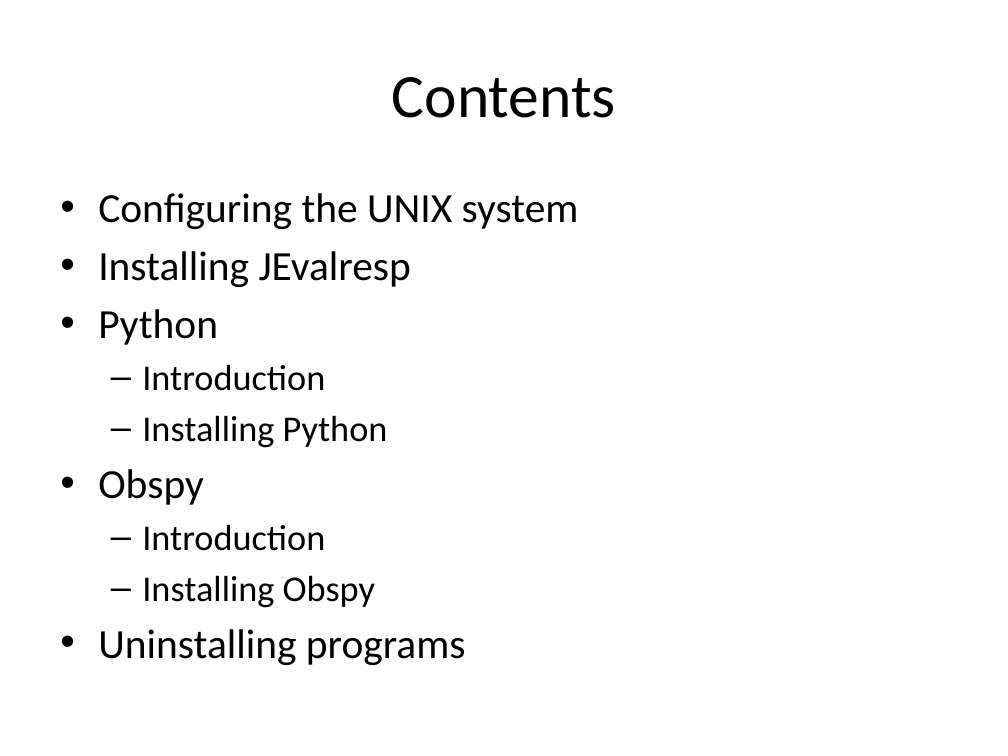
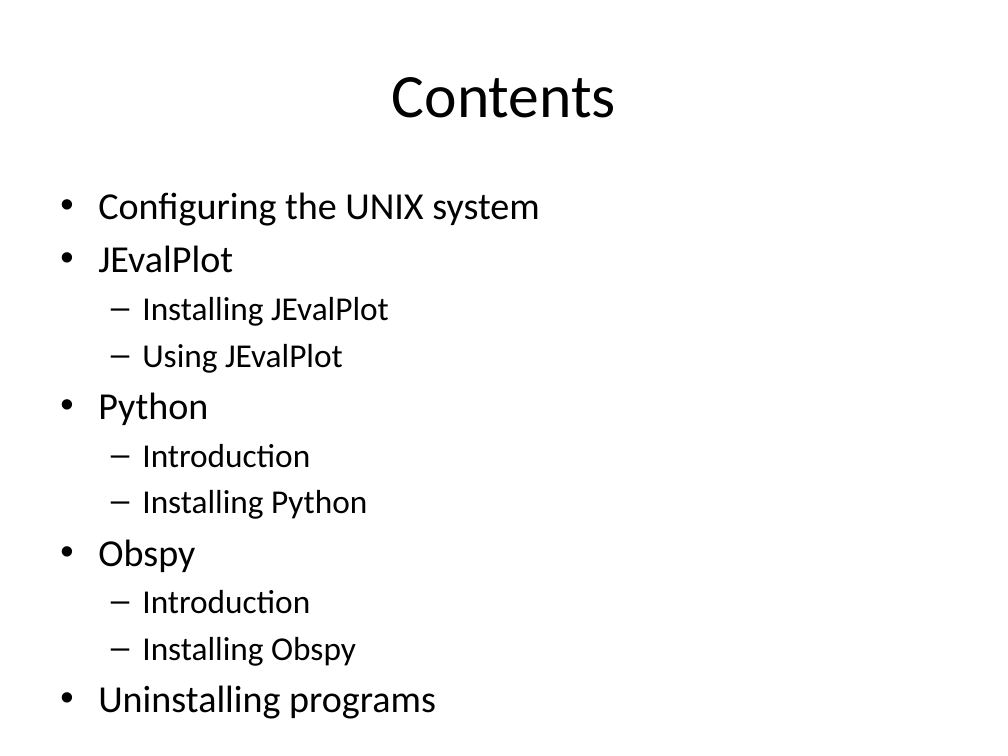
Before and after one commit to lkloh/USArray, a slide deck: slide 2 of InstallingCommonPrograms/InstallingSoftware.pptx. Drawn at 1008x756 pixels with LibreOffice and Linux fonts; fonts in the diff are those of the drawing. Boxes give left, top, right and bottom in pixels: in the first picture for what was removed or moved away, otherwise in the second. Text is boxed around its words. In the diff, an @@ line names an element or a change of style, - is before the commit and + after.

```diff
--- a/InstallingCommonPrograms/InstallingSoftware.pptx
+++ b/InstallingCommonPrograms/InstallingSoftware.pptx
@@ text at box(98, 192, 539, 719): size 29.6 to 27.2 pt in "Configuring the UNIX system", "Python", "Obspy", "Uninstalling programs"; size 25.9 to 23.8 pt in "Introduction", "Installing Python", "Introduction", "Installing Obspy" @@
@@ text at box(98, 245, 389, 373): text changed; size 29.6 to 23.8 pt @@
-• Installing JEvalresp
+• JEvalPlot
+  – Installing JEvalPlot
+  – Using JEvalPlot
```
Also in this commit, not shown: 1 other slide changed, 3 slides added, 1 slide removed, 4 other files.
